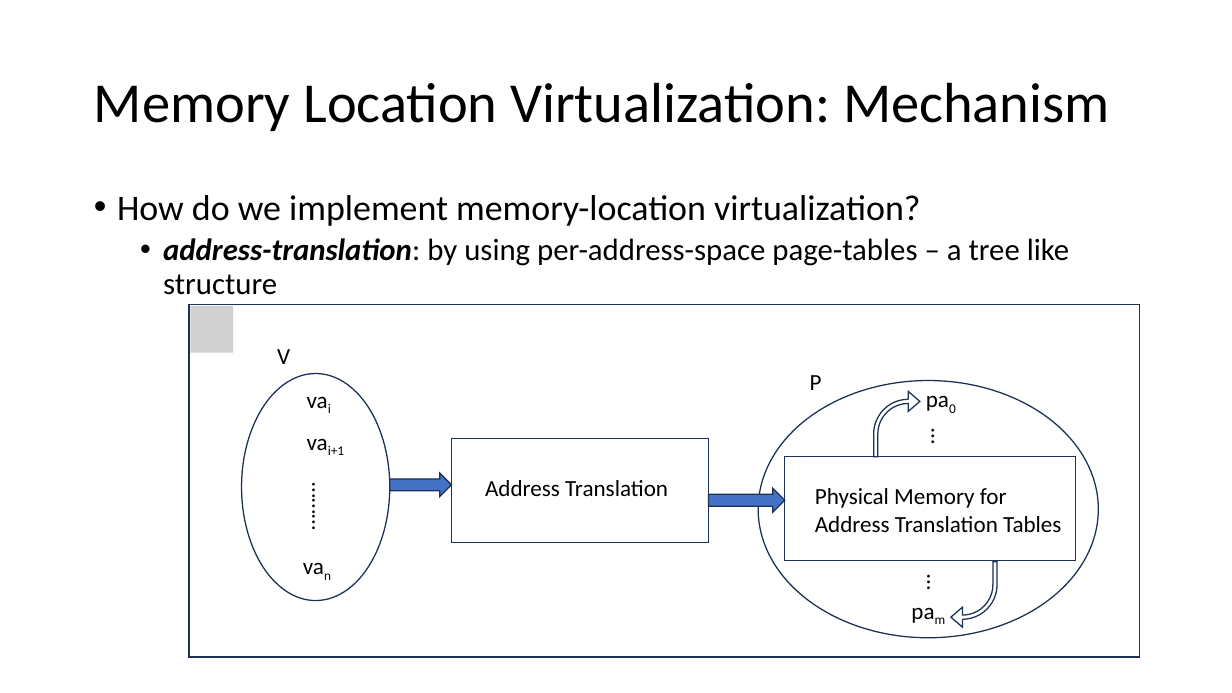
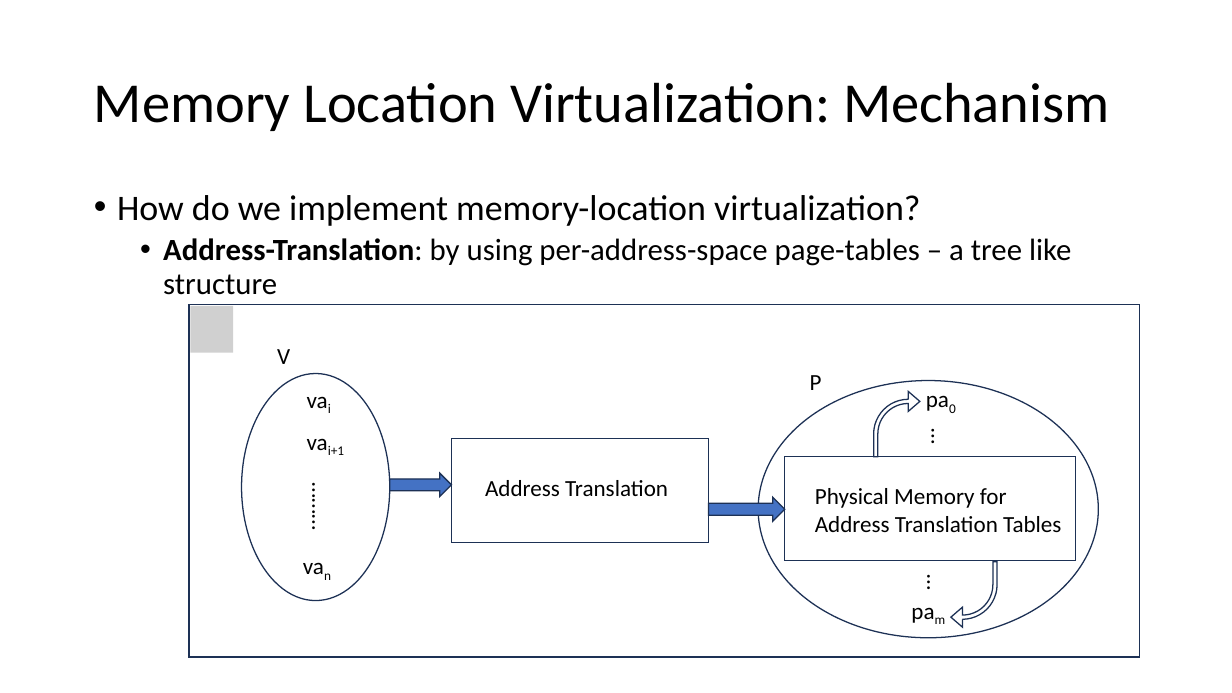
Before and after one commit to Contingent-Systems/modal_abstractions_presentations, a slide deck: slide 8 of upenn_may_24/proposal.pptx. Drawn at 1232x693 pixels with LibreOffice and Linux fonts; fonts in the diff are those of the drawing; grey boxes stand for pictures. Boxes give left, top, right and bottom in pixels: in the first picture for what was removed or moved away, otherwise in the second. Text is boxed around its words. In the diff, an @@ line names an element or a change of style, - is before the commit and + after.

```diff
--- a/upenn_may_24/proposal.pptx
+++ b/upenn_may_24/proposal.pptx
@@ text at <box>163,238,1071,295</box>: text changed @@
-  • address-translation: by using per-address-space page-tables – a tree like structure
+  • Address-Translation: by using per-address-space page-tables – a tree like structure
@@ right arrow: place and size @@
-right arrow at <box>709,488,785,512</box>
+right arrow at <box>709,497,785,521</box>
```
Also in this commit, not shown: 10 other slides changed.
